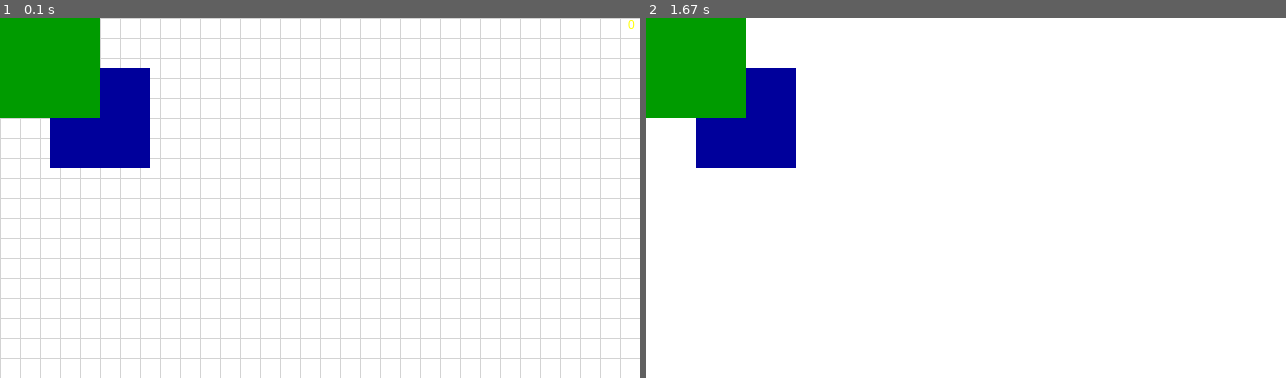
Above: before the commit, frames 1-2 (left to right).
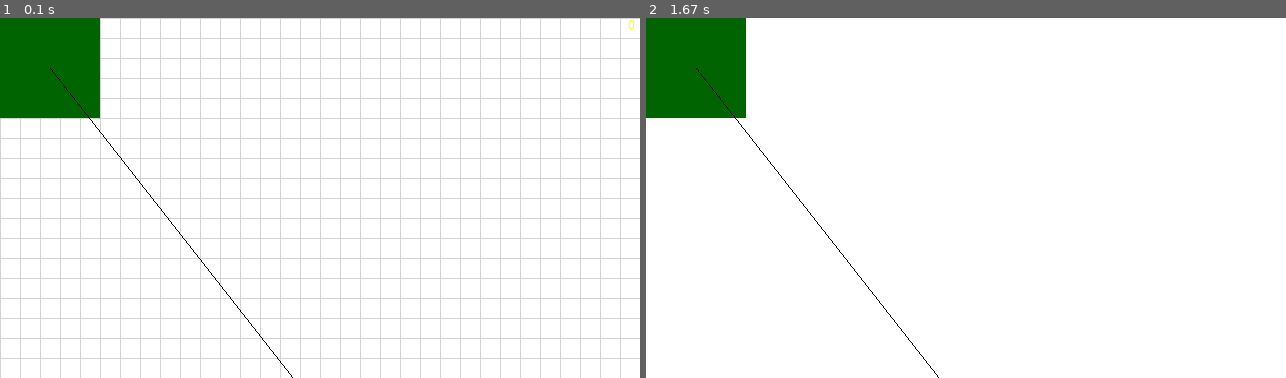
Above: after the commit, the same moments.

Repository: TaylorTurnerIT/Pygame-Layered-Renderer
Game: pygame game, started from graph.py
Two runs of this game, one before a commit and one after it. Both use one fixed random seed, a clock stepped at 60 frames per second and the inputs below.
Inputs:
- Up to frame 1 (0.1 s): no input
- Up to frame 2 (1.67 s): tap G at 0.33 s; tap F at 0.67 s

The runs differ from the first frame. In frame 1, 7.7% of the frame differs, in the area x 0-46%, y 0-100%; in frame 2, 7.7%.

Commit message:
Implemented basic graph lines

Diff:
--- a/graph.py
+++ b/graph.py
@@ -8,28 +8,42 @@
 exit = False # Game loop exit condition
 
 # Node class for graph
-class Node:
+class Square:
     def __init__(self, x, y, width, height, color):
         # Visual properties
-        self.x = x
-        self.y = y
-        self.w = width
-        self.h = height
+        self.vector = pygame.Vector2(x,y) # Top left
+        self.origin = pygame.Vector2(x+width/2,y+height/2) # Center
+        self.size = pygame.Vector2(width, height)
         self.c = color
         # Data properties
         self.neighbors = []
         self.data = None
 
+    def addNeighbor(self, neighborInput):
+        # Check if it exists already, else append
+        if (self.neighbors.count(neighborInput) == 0):
+            self.neighbors.append(neighborInput)
+
+    def removeNeighbor(self, neighborInput):
+        # Chef if it exists, then delete
+        if (self.neighbors.count(neighborInput) != 0):
+            self.neighbors.remove(neighborInput)
+
     def draw(self, canvas):
-        pygame.draw.rect(canvas, self.c, pygame.Rect(self.x, self.y, self.w, self.h))
+        pygame.draw.rect(canvas, self.c, pygame.Rect(self.vector, self.size))
+        for neighbor in self.neighbors:
+            startPos = self.origin
+            endPos = neighbor.origin
+            pygame.draw.line(canvas, "black", startPos, endPos, 1)
 
 
-# GAME VARIABLES
-testRect = Node(0, 0, 100, 100, (0, 155, 0)) # Green rectangle
-testRect2 = Node(50, 50, 100, 100, (0, 0, 155)) # Blue rectangle
+# GAME OBJECTS
+testRect = Square(0, 0, 100, 100, "Dark Green") # Green rectangle
+testRect2 = Square(378, 483, 100, 100, "Dark Blue") # Blue rectangle
 
 screen.addDraw(testRect, 5)
 screen.addDraw(testRect2, 2)
+testRect.addNeighbor(testRect2)
 
 # GAME LOOP
 while not exit:
@@ -44,6 +58,8 @@
                 screen.toggleGrid()
             if event.key == pygame.K_f:
                 screen.toggleFPS()
+
+
     screen.draw()
 
 # QUIT
--- a/screen.py
+++ b/screen.py
@@ -23,14 +23,16 @@
         self.screenWidth = screenWidthInput
         self.screenHeight = screenHeightInput
         self.canvas = pygame.display.set_mode((self.screenWidth, self.screenHeight))
+
         # Stores all of the programs visual functions in order of layers
         self.drawMethods = []
-        # Draws the caption in the top bar
+
+        # Initialize caption
         self.captionText = captionInput
-        # Draws the grid
+        self.updateCaption(self.captionText)
+
         self.gridStatus = self.defaultGridStatus
         self.gridSize = self.defaultGridSize
-        # Draws the fps counter
         self.fpsStatus = self.defaultFpsStatus
         self.fpsSize = self.defaultFpsSize
 
@@ -80,8 +82,6 @@
             self.fps = pygame.font.SysFont("Arial", self.fpsSize).render(str(int(pygame.time.get_ticks()/1000)), True, "yellow")
             self.canvas.blit(self.fps, (self.screenWidth-self.fpsSize, 0))
 
-
-
     # Stores the object and their layer
     class Node:
         def __init__(self, objectToDraw, preferredLayer = 1, visible = True):
@@ -92,8 +92,6 @@
         def __lt__(self, other):
             return self.layer < other.layer
 
-
-
     # Primary screen update
     def draw(self):
         self.canvas.fill("white")
